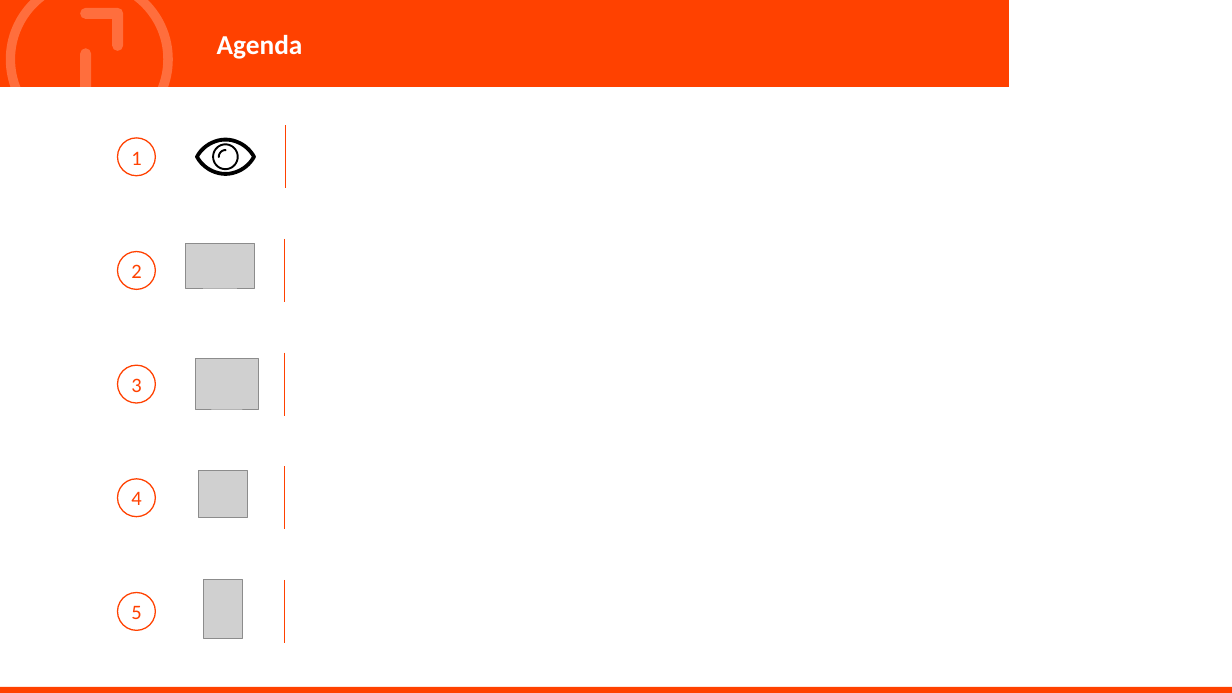
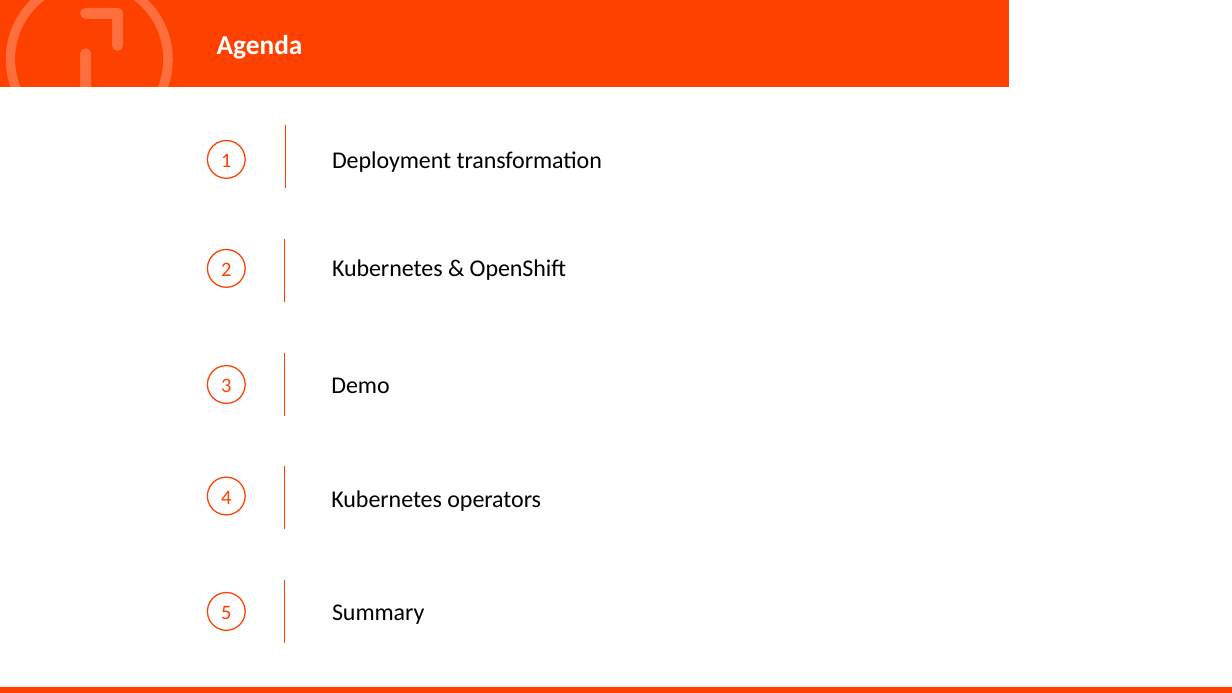
Before and after one commit to mano-cz/OpenshiftPresentation, a slide deck: slide 2 of enterprise-grade-deployment-2019.pptx (slide 3 before the commit). Drawn at 1232x693 pixels with LibreOffice and Linux fonts; fonts in the diff are those of the drawing; grey boxes stand for pictures; background and template pictures are left out. Boxes give left, top, right and bottom in pixels: in the first picture for what was removed or moved away, otherwise in the second. Text is boxed around its words. In the diff, an @@ line names an element or a change of style, - is before the commit and + after.

Commit message:
Moved raw content to actual presentation.

```diff
--- a/enterprise-grade-deployment-2019.pptx
+++ b/enterprise-grade-deployment-2019.pptx
@@ freeform shape removed at [195, 138, 256, 176] @@
@@ 5 ellipses: place and size @@
-5 ellipses at [117, 138, 155, 630]
+5 ellipses at [207, 140, 245, 630]
@@ freeform shape removed at [213, 143, 239, 170] @@
@@ freeform shape removed at [218, 149, 226, 157] @@
@@ text added at [332, 151, 602, 172], 18.7 pt, text #000000 @@
+Deployment transformation
@@ picture removed at [186, 243, 255, 287] @@
@@ text added at [332, 259, 567, 280], 18.7 pt, text #000000 @@
+Kubernetes & OpenShift
@@ picture removed at [195, 359, 258, 409] @@
@@ text added at [331, 377, 389, 393], 18.7 pt, text #000000 @@
+Demo
@@ picture removed at [199, 470, 248, 518] @@
@@ text added at [331, 490, 541, 511], 18.7 pt, text #000000 @@
+Kubernetes operators
@@ picture removed at [204, 580, 242, 639] @@
@@ text added at [332, 604, 424, 624], 18.7 pt, text #000000 @@
+Summary
```
Also in this commit, not shown: 5 other slides changed, 20 slides added, 16 slides removed, 3 other files.
